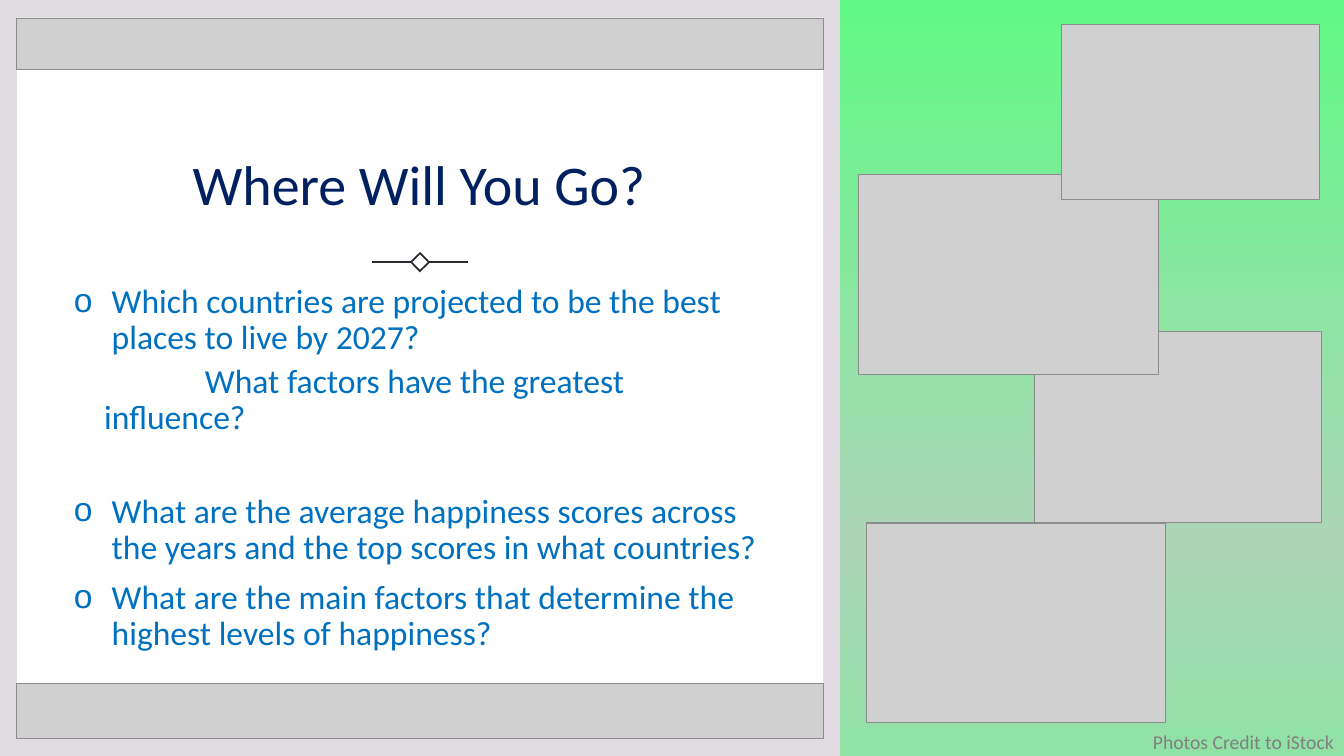
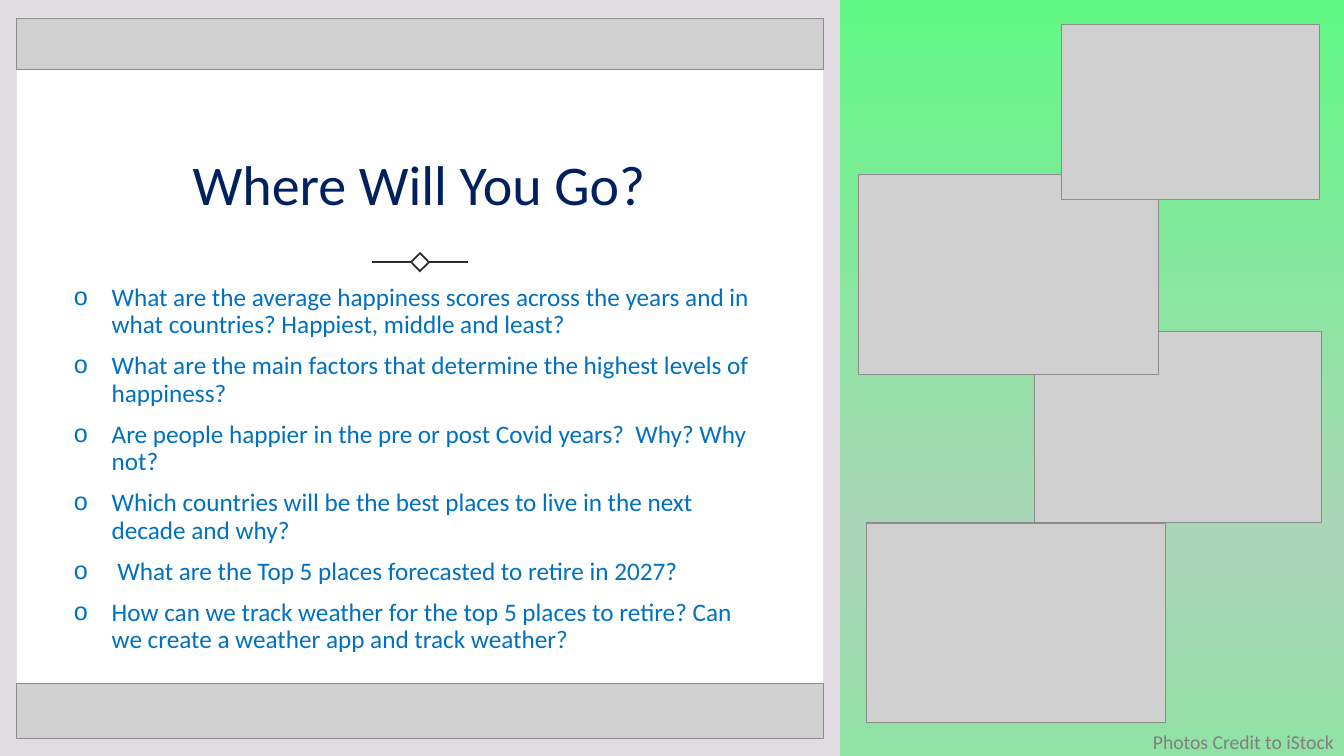
Before and after one commit to tvaughn905/Project-1, a slide deck: slide 2 of HappinessRetirementConundrum.pptx. Drawn at 1344x756 pixels with LibreOffice and Linux fonts; fonts in the diff are those of the drawing; grey boxes stand for pictures. Boxes give left, top, right and bottom in pixels: in the first picture for what was removed or moved away, otherwise in the second. Text is boxed around its words. In the diff, an @@ line names an element or a change of style, - is before the commit and + after.

Commit message:
Updating presentation and weatherapp

```diff
--- a/HappinessRetirementConundrum.pptx
+++ b/HappinessRetirementConundrum.pptx
@@ text at (x1=112, y1=288, x2=748, y2=337): text changed; size 24 to 18 pt @@
-o Which countries are projected to be the best places to live by 2027?
-  What factors have the greatest influence?
-o What are the average happiness scores across the years and the top scores in what countries?
+o What are the average happiness scores across the years and in what countries? Happiest, middle and least?
@@ text at (x1=112, y1=356, x2=748, y2=406): size 24 to 18 pt in "What are the main factors that determine ..." @@
@@ text at (x1=112, y1=425, x2=746, y2=652): paragraphs added @@
+o Are people happier in the pre or post Covid years? Why? Why not?
+o Which countries will be the best places to live in the next decade and why?
+o What are the Top 5 places forecasted to retire in 2027?
+o How can we track weather for the top 5 places to retire? Can we create a weather app and track weather?
```
Also in this commit, not shown: 2 other slides changed, 8 other files.
